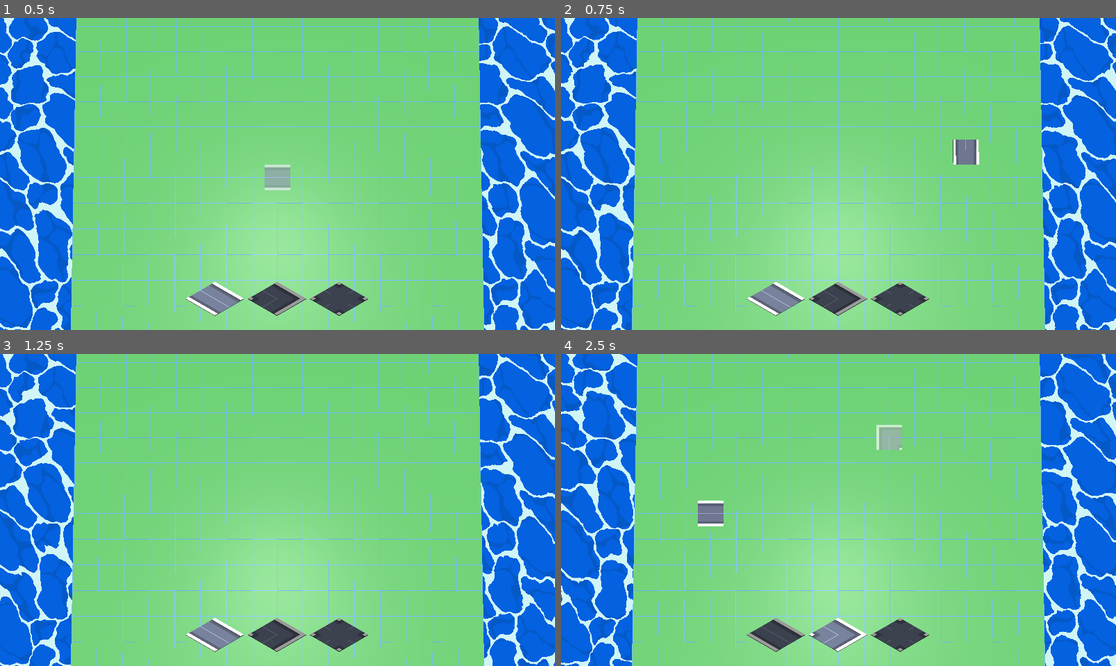
Above: before the commit, frames 1-4 (two rows, left to right).
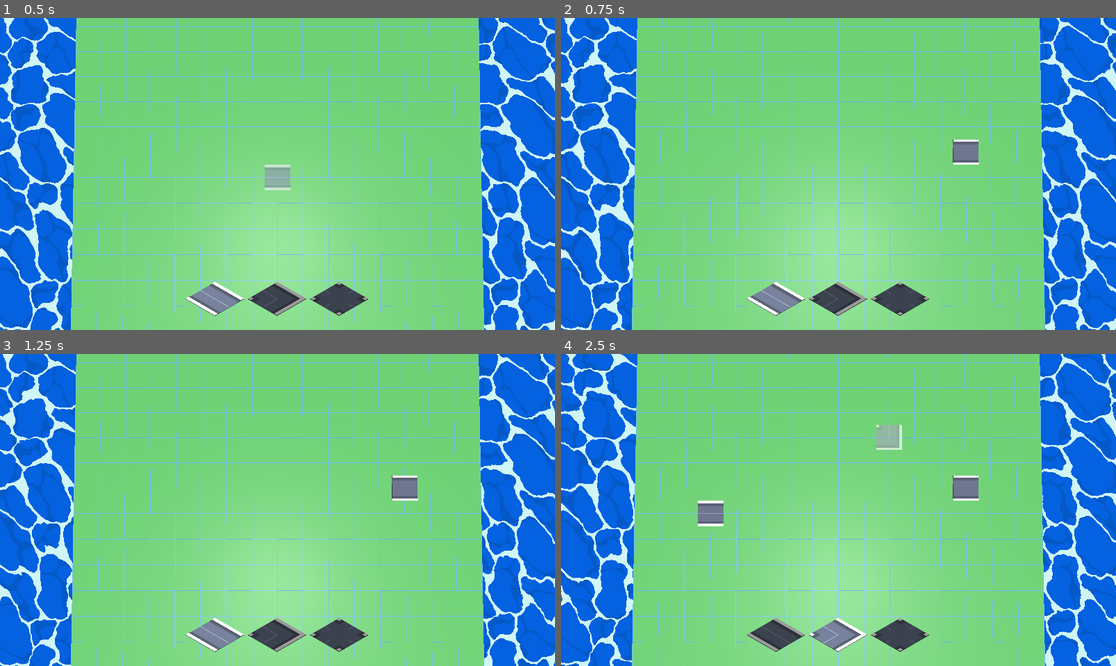
Above: after the commit, the same moments.

Repository: hammeredzombie/idle-city
Game: Godot game, scene res://scenes/world.tscn
Same seed, same stepped clock (60 frames per second), same inputs: the game is played once before the commit and once after it.
Inputs (mouse positions are in pixels of both pictures, inside the frame that each line leads up to):
- Up to frame 1 (0.5 s): no input
- Up to frame 2 (0.75 s): move the mouse to (960, 158) at 0.52 s; press the mouse at (960, 158) at 0.53 s; hold E (rotate_right, bound only before the commit) from 0.53 s (still down)
- Up to frame 3 (1.25 s): keep holding E (rotate_right, bound only before the commit); right-click (399, 494) at 0.8 s
- Up to frame 4 (2.5 s): move the mouse to (727, 525) at 1.27 s; release E (rotate_right, bound only before the commit) at 1.28 s; release the mouse at (727, 525) at 1.28 s; hold Q (rotate_left, bound only before the commit) 1.28-2.03 s; right-click (727, 525) at 1.35 s; click (727, 525) at 1.55 s; move the mouse to (894, 441) at 2.02 s; hold E (rotate_right, bound only before the commit) from 2.03 s (still down); hold 2 (build_bend) from 2.03 s (still down); right-click (894, 441) at 2.3 s

Frame 1 is identical in both runs. In frame 2, 0.2% of the frame differs, in the area x 70-76%, y 38-47%; in frame 3, 0.4%; in frame 4, 0.5%, in the area x 56-76%, y 22-47%.

Commit message:
changes input bindings are refactors road place and rotate tile

Diff:
--- a/project.godot
+++ b/project.godot
@@ -17,7 +17,7 @@
 
 [editor_plugins]
 
-enabled=PackedStringArray("res://addons/plugin/plugin.cfg")
+enabled=PackedStringArray()
 
 [input]
 
@@ -60,29 +60,41 @@
 "events": [Object(InputEventMouseButton,"resource_local_to_scene":false,"resource_name":"","device":-1,"window_id":0,"a …(253 unchanged characters)…
 ]
 }
+rotate_camera={
+"deadzone": 0.2,
+"events": [Object(InputEventKey,"resource_local_to_scene":false,"resource_name":"","device":-1,"window_id":0,"alt_pressed":false,"shift_pressed":false,"ctrl_pressed":false,"meta_pressed":false,"pressed":false,"keycode":0,"physical_keycode":69,"key_label":0,"unicode":101,"location":0,"echo":false,"script":null)
+]
+}
+rotate_camera_ccw={
+"deadzone": 0.2,
+"events": [Object(InputEventKey,"resource_local_to_scene":false,"resource_name":"","device":-1,"window_id":0,"alt_pressed":false,"shift_pressed":false,"ctrl_pressed":false,"meta_pressed":false,"pressed":false,"keycode":0,"physical_keycode":81,"key_label":0,"unicode":113,"location":0,"echo":false,"script":null)
+]
+}
 road_builder={
 "deadzone": 0.2,
 "events": [Object(InputEventKey,"resource_local_to_scene":false,"resource_name":"","device":-1,"window_id":0,"alt_press …(192 unchanged characters)…
 ]
 }
-mouse_left={
+road_remover={
+"deadzone": 0.2,
+"events": [Object(InputEventKey,"resource_local_to_scene":false,"resource_name":"","device":-1,"window_id":0,"alt_pressed":false,"shift_pressed":false,"ctrl_pressed":false,"meta_pressed":false,"pressed":false,"keycode":0,"physical_keycode":88,"key_label":0,"unicode":120,"location":0,"echo":false,"script":null)
+]
+}
+place_tile={
 "deadzone": 0.2,
 "events": [Object(InputEventMouseButton,"resource_local_to_scene":false,"resource_name":"","device":-1,"window_id":0,"a …(253 unchanged characters)…
 ]
 }
-mouse_right={
+rotate_tile={
 "deadzone": 0.2,
 "events": [Object(InputEventMouseButton,"resource_local_to_scene":false,"resource_name":"","device":-1,"window_id":0,"a …(253 unchanged characters)…
+, Object(InputEventKey,"resource_local_to_scene":false,"resource_name":"","device":-1,"window_id":0,"alt_pressed":false,"shift_pressed":false,"ctrl_pressed":false,"meta_pressed":false,"pressed":false,"keycode":0,"physical_keycode":82,"key_label":0,"unicode":114,"location":0,"echo":false,"script":null)
 ]
 }
-rotate_right={
+rotate_tile_ccw={
 "deadzone": 0.2,
-"events": [Object(InputEventKey,"resource_local_to_scene":false,"resource_name":"","device":-1,"window_id":0,"alt_pressed":false,"shift_pressed":false,"ctrl_pressed":false,"meta_pressed":false,"pressed":false,"keycode":0,"physical_keycode":69,"key_label":0,"unicode":101,"location":0,"echo":false,"script":null)
-]
-}
-rotate_left={
-"deadzone": 0.2,
-"events": [Object(InputEventKey,"resource_local_to_scene":false,"resource_name":"","device":-1,"window_id":0,"alt_pressed":false,"shift_pressed":false,"ctrl_pressed":false,"meta_pressed":false,"pressed":false,"keycode":0,"physical_keycode":81,"key_label":0,"unicode":113,"location":0,"echo":false,"script":null)
+"events": [Object(InputEventMouseButton,"resource_local_to_scene":false,"resource_name":"","device":-1,"window_id":0,"alt_pressed":false,"shift_pressed":true,"ctrl_pressed":false,"meta_pressed":false,"button_mask":0,"position":Vector2(0, 0),"global_position":Vector2(0, 0),"factor":1.0,"button_index":2,"canceled":false,"pressed":false,"double_click":false,"script":null)
+, Object(InputEventKey,"resource_local_to_scene":false,"resource_name":"","device":-1,"window_id":0,"alt_pressed":false,"shift_pressed":true,"ctrl_pressed":false,"meta_pressed":false,"pressed":false,"keycode":0,"physical_keycode":82,"key_label":0,"unicode":114,"location":0,"echo":false,"script":null)
 ]
 }
 build_straight={
@@ -100,6 +112,16 @@
 "events": [Object(InputEventKey,"resource_local_to_scene":false,"resource_name":"","device":-1,"window_id":0,"alt_press …(191 unchanged characters)…
 ]
 }
+remove_tile={
+"deadzone": 0.2,
+"events": [Object(InputEventMouseButton,"resource_local_to_scene":false,"resource_name":"","device":-1,"window_id":0,"alt_pressed":false,"shift_pressed":false,"ctrl_pressed":false,"meta_pressed":false,"button_mask":0,"position":Vector2(0, 0),"global_position":Vector2(0, 0),"factor":1.0,"button_index":1,"canceled":false,"pressed":false,"double_click":false,"script":null)
+]
+}
+undo_remove={
+"deadzone": 0.2,
+"events": [Object(InputEventMouseButton,"resource_local_to_scene":false,"resource_name":"","device":-1,"window_id":0,"alt_pressed":false,"shift_pressed":false,"ctrl_pressed":false,"meta_pressed":false,"button_mask":0,"position":Vector2(0, 0),"global_position":Vector2(0, 0),"factor":1.0,"button_index":2,"canceled":false,"pressed":false,"double_click":false,"script":null)
+]
+}
 
 [rendering]
 
--- a/scenes/road.gd
+++ b/scenes/road.gd
@@ -194,28 +194,28 @@
 			return
 
 	#place tile
-	if event.is_action_pressed("mouse_left"):
+	if event.is_action_pressed("place_tile"):
 		_is_placing = true
 		_curr_cell = _get_cell_under_mouse()
 		_place_tile(_curr_cell)
-	if event.is_action_released("mouse_left"):
+	if event.is_action_released("place_tile"):
 		_is_placing = false
 
 	#remove tile
-	if event.is_action_pressed("mouse_right"):
-		_is_removing = true
-		_curr_cell = _get_cell_under_mouse()
-		_remove_tile(_curr_cell)
-	if event.is_action_released("mouse_right"):
-		_is_removing = false
+	# if event.is_action_pressed("mouse_right"):
+	# 	_is_removing = true
+	# 	_curr_cell = _get_cell_under_mouse()
+	# 	_remove_tile(_curr_cell)
+	# if event.is_action_released("mouse_right"):
+	# 	_is_removing = false
 
 	#rotate tile
-	if event.is_action_pressed("rotate_right"):
+	if event.is_action_pressed("rotate_tile"):
 		_curr_orientation = _curr_orientation.rotated(Vector3.UP, deg_to_rad(90))
 		_curr_cell = _get_cell_under_mouse()
 		_remove_preview(_curr_cell)
 		_preview_tile(_curr_cell)
-	if event.is_action_pressed("rotate_left"):
+	if event.is_action_pressed("rotate_tile_ccw"):
 		_curr_orientation = _curr_orientation.rotated(Vector3.UP, deg_to_rad(-90))
 		_curr_cell = _get_cell_under_mouse()
 		_remove_preview(_curr_cell)
